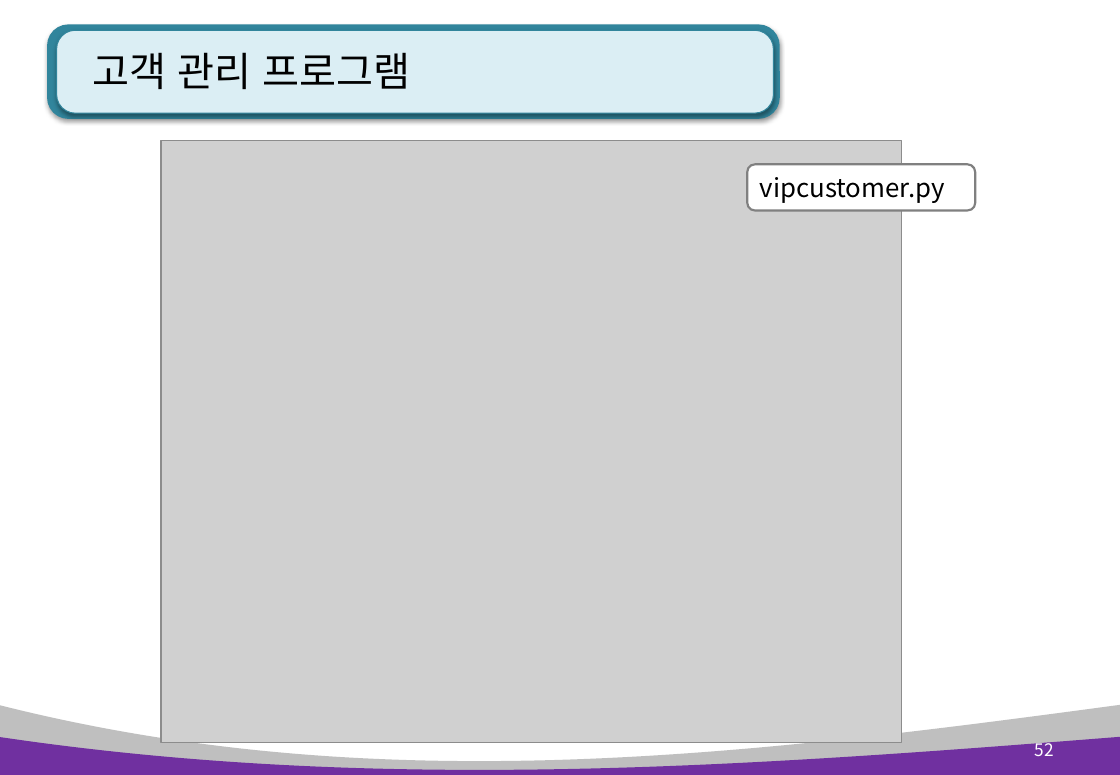
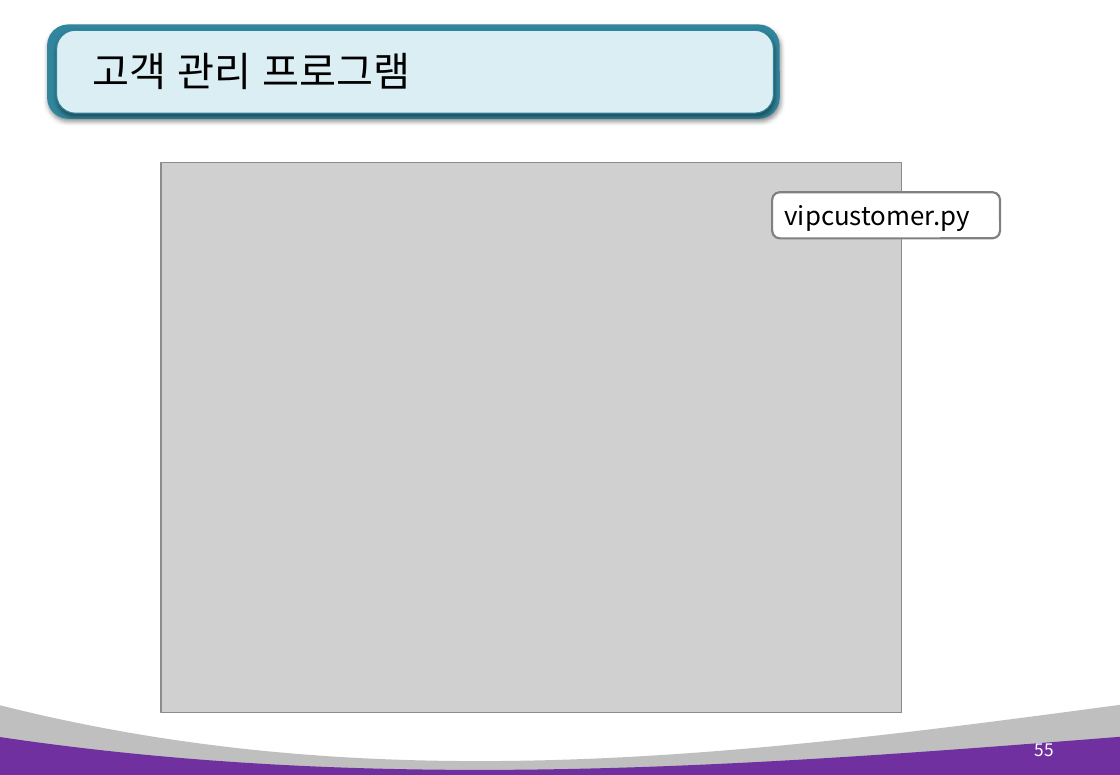
Before and after one commit to kiyongee2/green_project_web, a slide deck: slide 55 of python_ppt/Python 7장. 클래스와 상속 .pptx (slide 52 before the commit). Drawn at 1120x775 pixels with LibreOffice and Linux fonts; fonts in the diff are those of the drawing; grey boxes stand for pictures. Boxes give left, top, right and bottom in pixels: in the first picture for what was removed or moved away, otherwise in the second. Text is boxed around its words. In the diff, an @@ line names an element or a change of style, - is before the commit and + after.

```diff
--- a/python_ppt/Python 7장. 클래스와 상속 .pptx
+++ b/python_ppt/Python 7장. 클래스와 상속 .pptx
@@ picture: place and size @@
-picture at bbox=[161, 141, 903, 744]
+picture at bbox=[161, 162, 903, 714]
@@ rounded rectangle "vipcustomer.py": place and size @@
-rounded rectangle "vipcustomer.py" at bbox=[748, 164, 975, 211]
+rounded rectangle "vipcustomer.py" at bbox=[773, 192, 1000, 239]
@@ page number at bbox=[1034, 739, 1053, 756]: text changed @@
-52
+55
```
Also in this commit, not shown: 11 other slides changed, 3 slides added, 3 other files.
